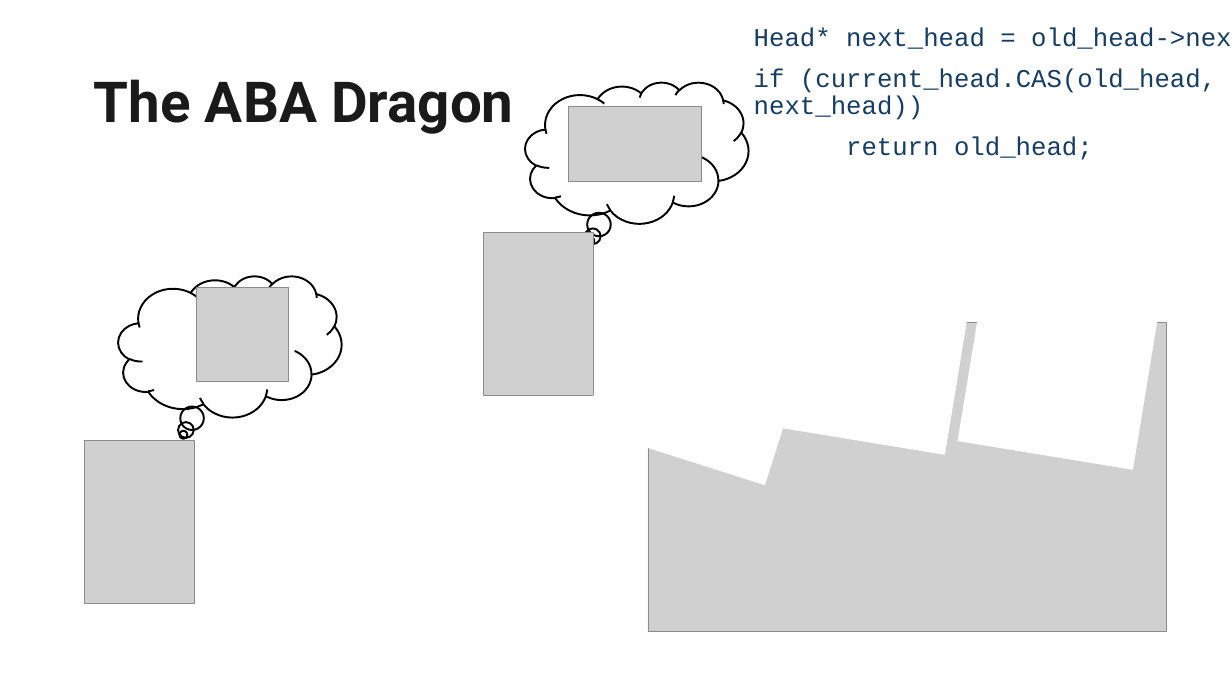
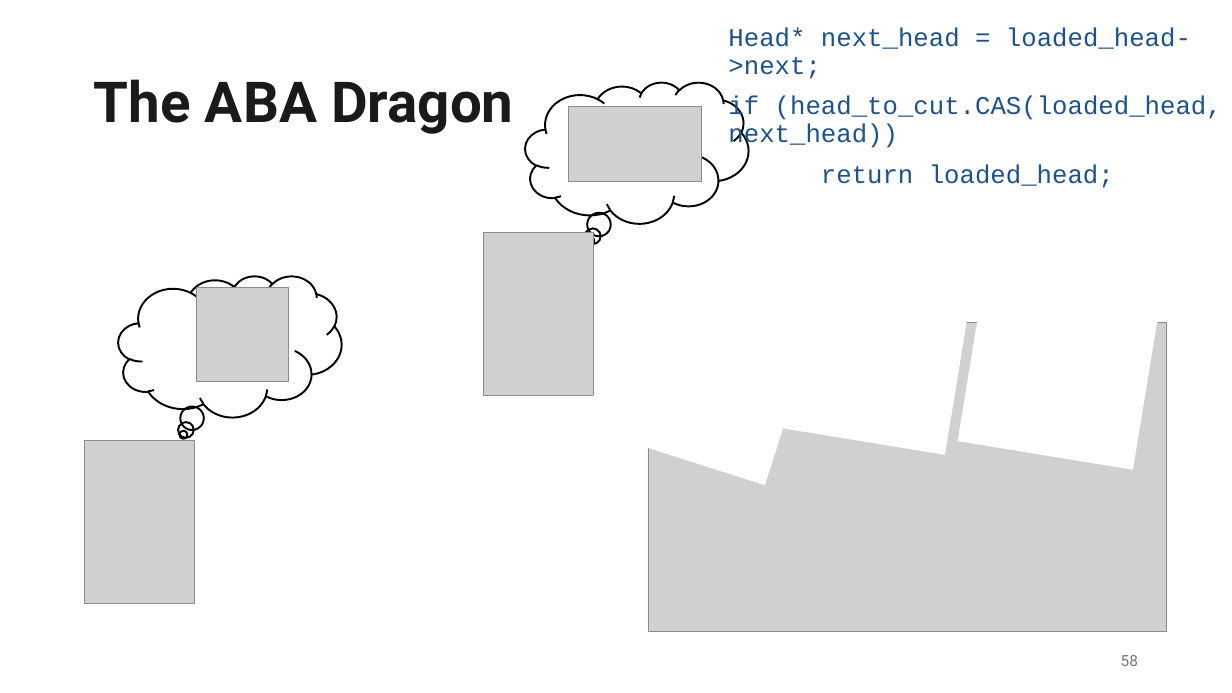
Before and after one commit to EmptySquareBubble/once_upon_a_thread, a slide deck: slide 58 of slides/Once Upon a Thread.pptx (slide 59 before the commit). Drawn at 1232x693 pixels with LibreOffice and Linux fonts; fonts in the diff are those of the drawing; grey boxes stand for pictures; background and template pictures are left out. Boxes give left, top, right and bottom in pixels: in the first picture for what was removed or moved away, otherwise in the second. Text is boxed around its words. In the diff, an @@ line names an element or a change of style, - is before the commit and + after.

```diff
--- a/slides/Once Upon a Thread.pptx
+++ b/slides/Once Upon a Thread.pptx
@@ text at (x1=728, y1=27, x2=1222, y2=188): text changed; text colour #163E64 to #1E528C @@
-Head* next_head = old_head->next;
-if (current_head.CAS(old_head, next_head))
-return old_head;
+Head* next_head = loaded_head->next;
+if (head_to_cut.CAS(loaded_head, next_head))
+return loaded_head;
@@ page number added at (x1=1121, y1=655, x2=1138, y2=666), 12 pt, text #797979 @@
+58
```
Also in this commit, not shown: 61 other slides changed, 2 slides added, 3 slides removed.
